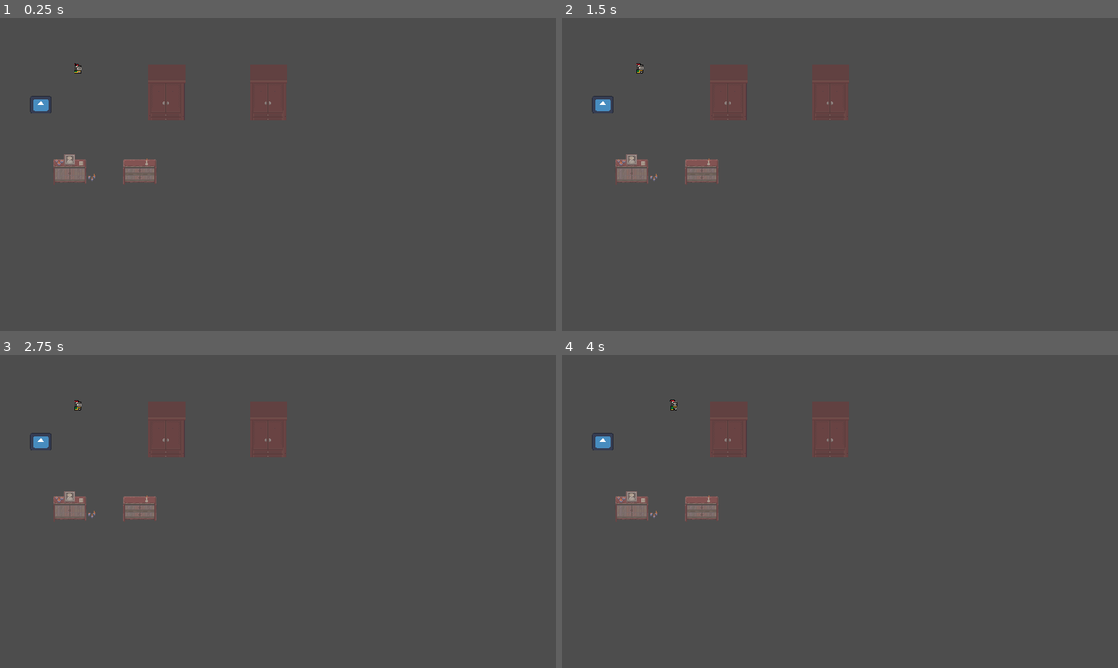
Above: before the commit, frames 1-4 (two rows, left to right).
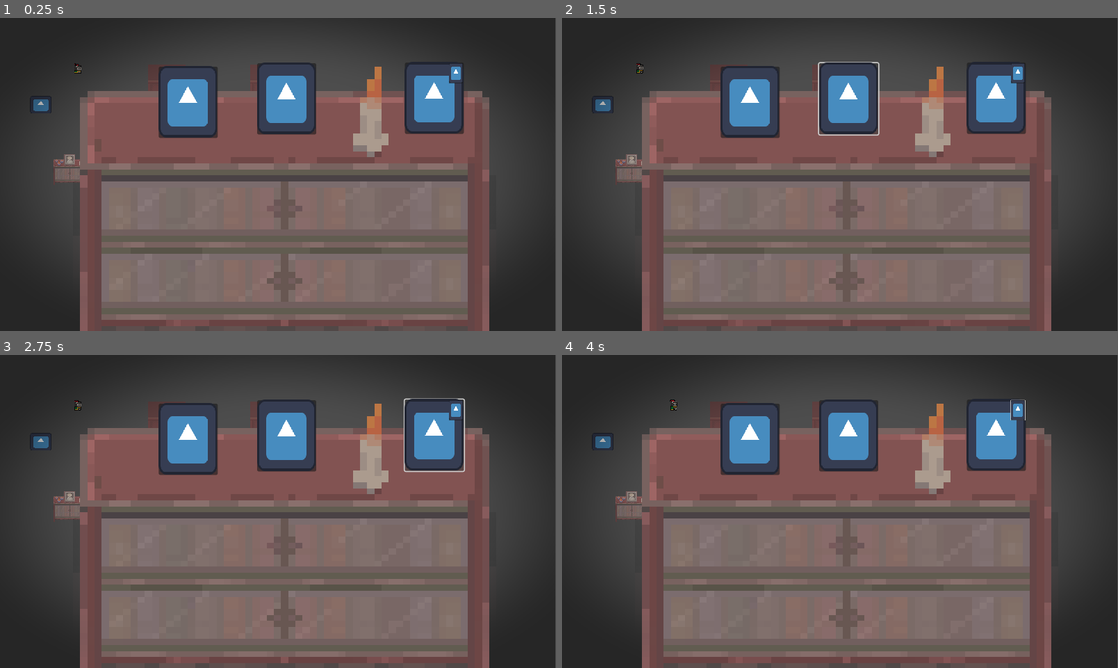
Above: after the commit, the same moments.

Repository: IES-Rafael-Alberti/GameOff2024RogueLab
Game: Godot game, scene res://scenes/prueva_movimiento.tscn
Same seed, same stepped clock (60 frames per second), same inputs: the game is played once before the commit and once after it. The engine's default icon, where the game draws it, is replaced by a stand-in: a white triangle on a blue panel in a dark square.
Inputs (mouse positions are in pixels of both pictures, inside the frame that each line leads up to):
- Up to frame 1 (0.25 s): no input
- Up to frame 2 (1.5 s): click (751, 102) at 0.52 s; click (851, 99) at 1.27 s
- Up to frame 3 (2.75 s): click (433, 436) at 2.02 s
- Up to frame 4 (4 s): click (1017, 411) at 2.77 s; tap Enter at 3.5 s; hold D (right) from 3.53 s (still down); tap E (interancion) at 3.6 s

The runs differ from the first frame. In frame 1, 71% of the frame differs, in the area x 0-100%, y 0-100%; in frame 2, 71%; in frame 3, 71%; in frame 4, 71%.

Commit message:
ejemplo de lo que creo k tengo k hacer

Diff:
--- /dev/null
+++ b/scenes/canvas_puzzle_estanteria.tscn
@@ -0,0 +1,80 @@
+[gd_scene load_steps=7 format=3 uid="uid://bifiob62aodmk"]
+
+[ext_resource type="Shader" path="res://scripts/shaders/sangre.gdshader" id="1_4ylk4"]
+[ext_resource type="Script" path="res://scripts/canvas_puzzle_estanteria.gd" id="1_06mmp"]
+[ext_resource type="Texture2D" uid="uid://dpgfyd6v8ifd0" path="res://assets/materials/white-background.png" id="2_bfdec"]
+[ext_resource type="Texture2D" uid="uid://dio3acuttcete" path="res://assets/assets/Inside_C.png" id="3_xo6g8"]
+[ext_resource type="Texture2D" uid="uid://bo5oocg3ulo6y" path="res://icon.svg" id="4_enplm"]
+
+[sub_resource type="ShaderMaterial" id="ShaderMaterial_bphmv"]
+shader = ExtResource("1_4ylk4")
+shader_parameter/blood_color = null
+shader_parameter/blood_intensity = 0.5
+shader_parameter/internal_limit = 0.3
+shader_parameter/external_limit = 0.6
+
+[node name="CanvasPuzzleEstanteria" type="CanvasLayer"]
+script = ExtResource("1_06mmp")
+
+[node name="Sprite2D" type="Sprite2D" parent="."]
+material = SubResource("ShaderMaterial_bphmv")
+position = Vector2(478, 270.5)
+scale = Vector2(1.2025, 0.908333)
+texture = ExtResource("2_bfdec")
+
+[node name="estanteria" type="Sprite2D" parent="."]
+position = Vector2(473, 334)
+scale = Vector2(12.3906, 10.3958)
+texture = ExtResource("3_xo6g8")
+region_enabled = true
+region_rect = Rect2(688, 144, 64, 48)
+
+[node name="Button" type="Button" parent="."]
+offset_left = 274.0
+offset_top = 84.0
+offset_right = 376.0
+offset_bottom = 207.0
+
+[node name="Sprite2D" type="Sprite2D" parent="Button"]
+position = Vector2(50.5, 60.5)
+scale = Vector2(0.789063, 0.960938)
+texture = ExtResource("4_enplm")
+
+[node name="Button2" type="Button" parent="."]
+offset_left = 444.0
+offset_top = 78.0
+offset_right = 546.0
+offset_bottom = 201.0
+
+[node name="Sprite2D" type="Sprite2D" parent="Button2"]
+position = Vector2(50.5, 60.5)
+scale = Vector2(0.789063, 0.960938)
+texture = ExtResource("4_enplm")
+
+[node name="Button3" type="Button" parent="."]
+offset_left = 699.0
+offset_top = 77.0
+offset_right = 801.0
+offset_bottom = 200.0
+
+[node name="Sprite2D" type="Sprite2D" parent="Button3"]
+position = Vector2(50.5, 60.5)
+scale = Vector2(0.789063, 0.960938)
+texture = ExtResource("4_enplm")
+
+[node name="Button4" type="Button" parent="."]
+offset_left = 775.0
+offset_top = 78.0
+offset_right = 877.0
+offset_bottom = 201.0
+scale = Vector2(0.24, 0.279999)
+
+[node name="Sprite2D" type="Sprite2D" parent="Button4"]
+position = Vector2(50.5, 60.5)
+scale = Vector2(0.789063, 0.960938)
+texture = ExtResource("4_enplm")
+
+[connection signal="pressed" from="Button" to="." method="_on_button_pressed"]
+[connection signal="pressed" from="Button2" to="." method="_on_button_2_pressed"]
+[connection signal="pressed" from="Button3" to="." method="_on_button_3_pressed"]
+[connection signal="pressed" from="Button4" to="." method="_on_button_4_pressed"]
--- a/scenes/prueva_movimiento.tscn
+++ b/scenes/prueva_movimiento.tscn
@@ -1,9 +1,10 @@
-[gd_scene load_steps=8 format=4 uid="uid://dqq6shoxeay2t"]
+[gd_scene load_steps=9 format=4 uid="uid://dqq6shoxeay2t"]
 
 [ext_resource type="PackedScene" uid="uid://bumaujc3plt5v" path="res://scenes/jugador.tscn" id="1_pxey0"]
 [ext_resource type="Texture2D" uid="uid://d3vpgj14n75bt" path="res://assets/assets/A4.png" id="2_vh4uo"]
 [ext_resource type="Texture2D" uid="uid://dio3acuttcete" path="res://assets/assets/Inside_C.png" id="3_d2vf6"]
 [ext_resource type="PackedScene" uid="uid://csu31rwdb46rv" path="res://scenes/encimera.tscn" id="4_y7fcn"]
+[ext_resource type="PackedScene" uid="uid://bifiob62aodmk" path="res://scenes/canvas_puzzle_estanteria.tscn" id="5_813c0"]
 
 [sub_resource type="TileSetAtlasSource" id="TileSetAtlasSource_adcy8"]
 texture = ExtResource("2_vh4uo")
@@ -1957,3 +1958,5 @@
 [node name="encimera" parent="." instance=ExtResource("4_y7fcn")]
 position = Vector2(70, 165)
 scale = Vector2(0.291701, 0.237475)
+
+[node name="CanvasPuzzleEstanteria" parent="." instance=ExtResource("5_813c0")]
--- /dev/null
+++ b/scripts/canvas_puzzle_estanteria.gd
@@ -0,0 +1,31 @@
+extends CanvasLayer
+
+
+
+
+func _on_button_pressed() -> void:
+
+	print("Boton: DialogoManager.funcioncorrespondiente")
+
+
+
+
+func _on_button_2_pressed() -> void:
+
+
+	print("Boton 2: DialogoManager.funcioncorrespondiente")
+
+
+
+
+func _on_button_3_pressed() -> void:
+
+
+
+	print("Boton 3: DialogoManager.funcioncorrespondiente")
+
+
+func _on_button_4_pressed() -> void:
+
+
+	print("Boton 4: DialogoManager.funcioncorrespondiente")
